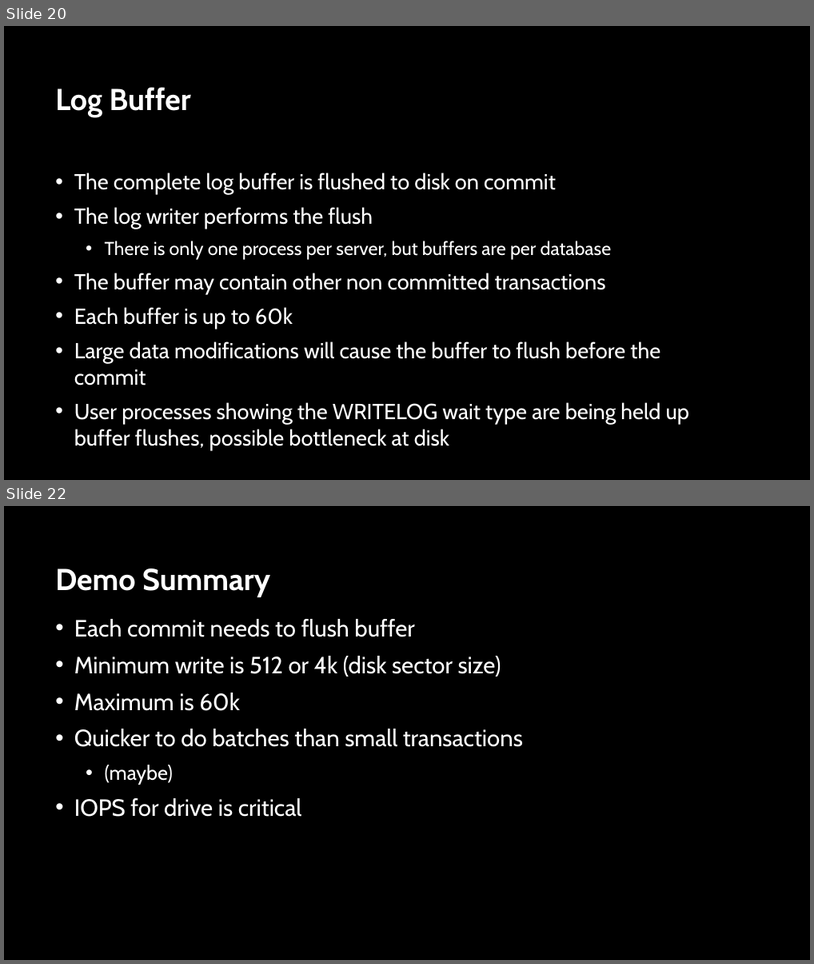
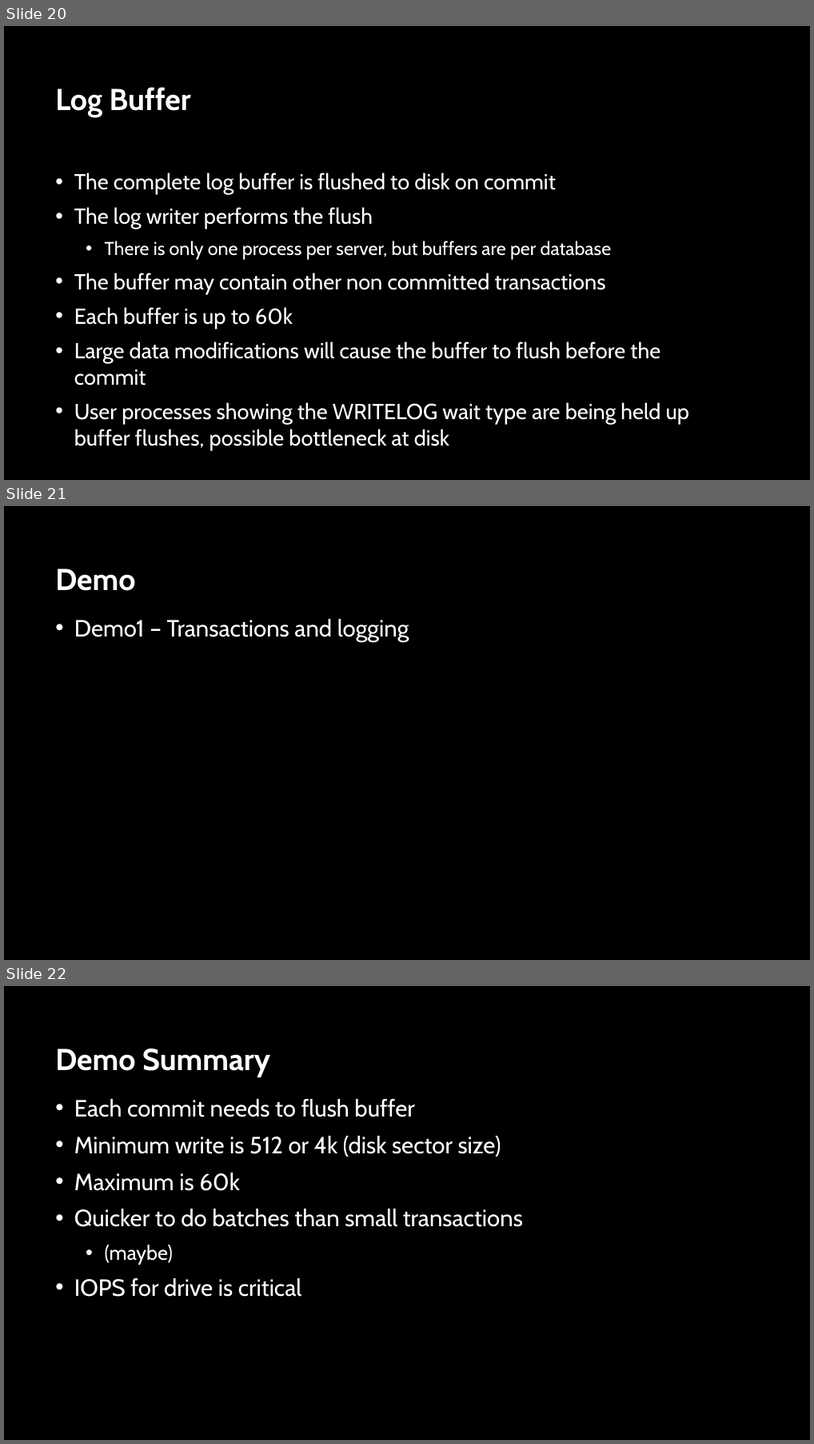
Before and after one commit to sabinio/SQLTraining, a slide deck: Slides/1. Logging.pptx. Shown one above the other, each under a label of ours: slides 20 and 22 before the commit, slides 20, 21 and 22 after it; the slides between them are not shown. The pictures are 814x964 and 814x1444 pixels, drawn with LibreOffice and Linux fonts; fonts in the diff are those of the drawing; background and template pictures are left out. Boxes give left, top, right and bottom in pixels: in the first picture for what was removed or moved away, otherwise in the second. Text is boxed around its words. In the diff, an @@ line names an element or a change of style, - is before the commit and + after.

Commit message:
demo slides update

```diff
--- a/Slides/1. Logging.pptx
+++ b/Slides/1. Logging.pptx
@@ slide 21 added at (4,506,810,960), background picture (left out) @@
@@ title added at (55,568,135,591), 36 pt, text #FFFFFF, bold @@
+Demo
@@ text added at (74,619,409,642), 28 pt, text #FFFFFF @@
+• Demo1 – Transactions and logging
```
Also in this commit, not shown: 4 slides changed, 3 slides removed.
